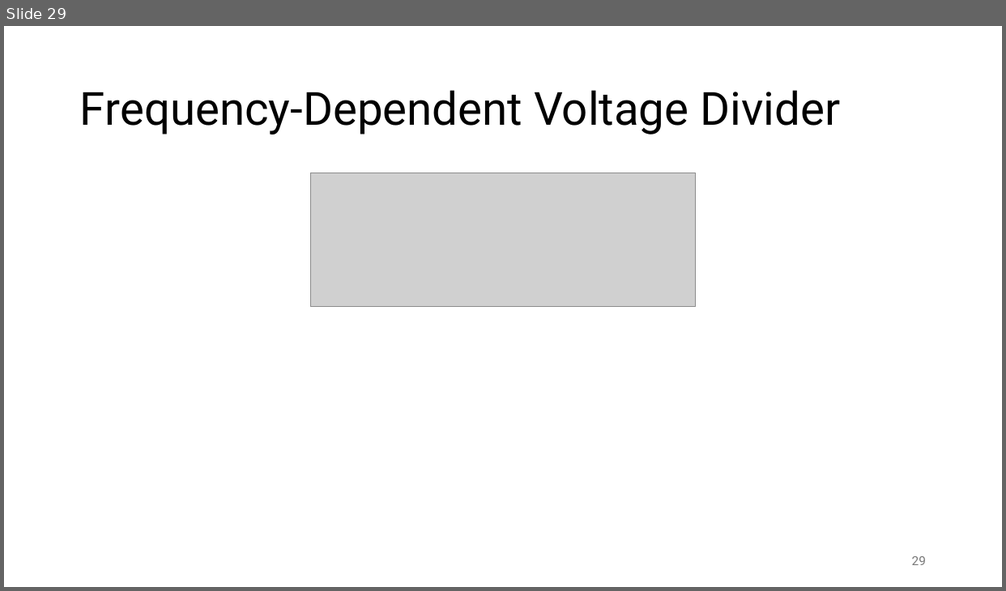
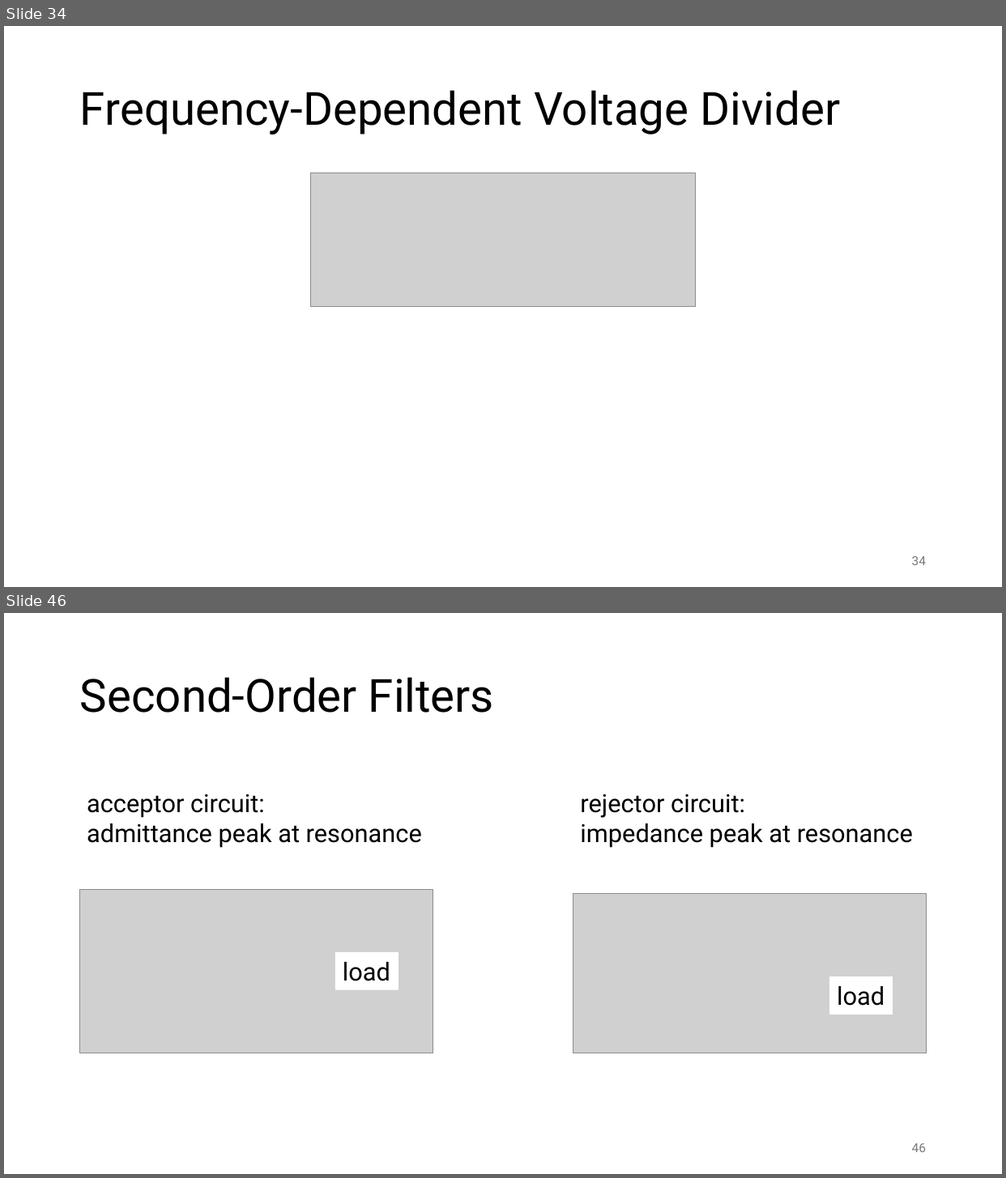
Before and after one commit to FelixWick/intro_electrical_eng, a slide deck: 4_ACtech.pptx. Shown one above the other, each under a label of ours: slide 29 before the commit, slides 34 and 46 after it; the slides between them are not shown. The pictures are 1006x591 and 1006x1178 pixels, drawn with LibreOffice and Linux fonts; fonts in the diff are those of the drawing; grey boxes stand for pictures. Boxes give left, top, right and bottom in pixels: in the first picture for what was removed or moved away, otherwise in the second. Text is boxed around its words. In the diff, an @@ line names an element or a change of style, - is before the commit and + after.

Commit message:
resonant circuits

```diff
--- a/4_ACtech.pptx
+++ b/4_ACtech.pptx
@@ slide 46 added at bbox=[4, 613, 1002, 1174], background #FFFFFF @@
@@ title added at bbox=[80, 677, 494, 713], 44 pt, text #000000 @@
+Second-Order Filters
@@ text added at bbox=[87, 794, 422, 848], 24 pt, text #000000 @@
+acceptor circuit:
+admittance peak at resonance
@@ text added at bbox=[580, 794, 913, 848], 24 pt, text #000000 @@
+rejector circuit:
+impedance peak at resonance
@@ picture added at bbox=[79, 889, 433, 1053] @@
@@ picture added at bbox=[573, 894, 927, 1053] @@
@@ rectangle added at bbox=[335, 952, 398, 990], fill #FFFFFF, 24 pt, text #000000 @@
+load
@@ rectangle added at bbox=[829, 977, 893, 1014], fill #FFFFFF, 24 pt, text #000000 @@
+load
@@ page number added at bbox=[912, 1144, 926, 1152], 12 pt, text #797979 @@
+46
@@ what was slide 29 is now slide 34 @@
@@ page number at bbox=[912, 557, 926, 565]: text changed @@
-29
+34
```
Also in this commit, not shown: 6 slides changed, 12 other slides added, 1 slide removed, 2 other files.
